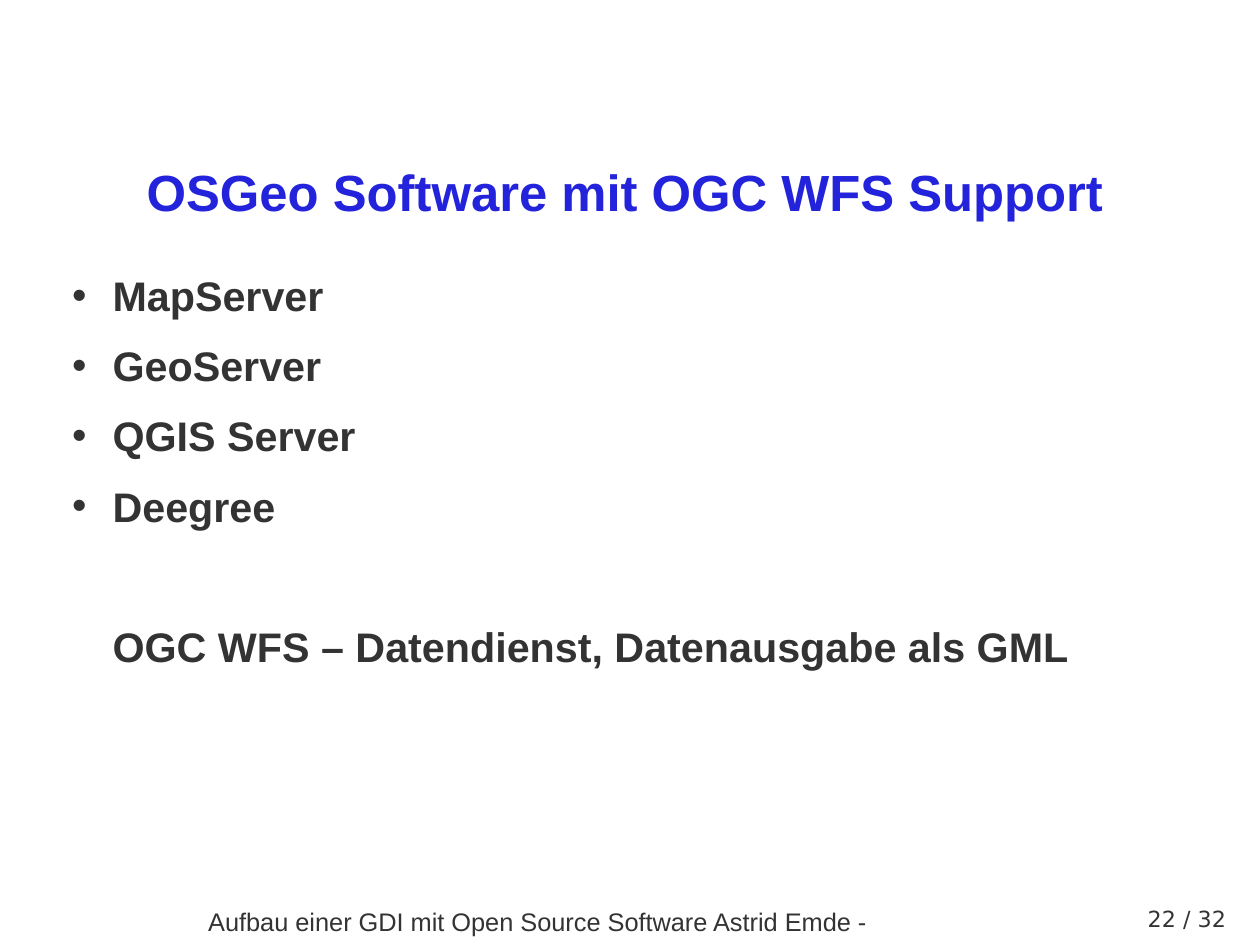
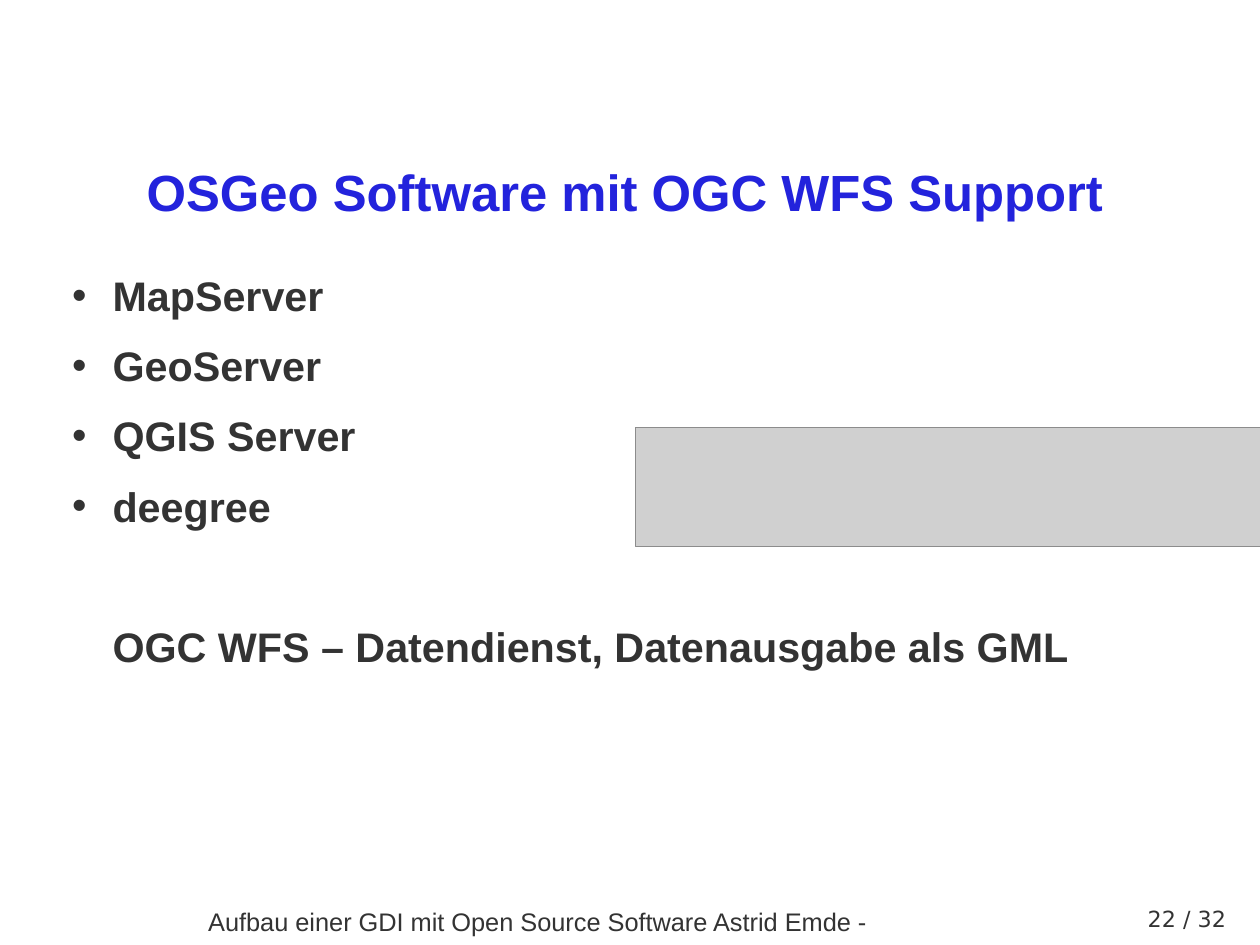
Before and after one commit to astroidex/presentations, a slide deck: slide 22 of AGIT2016/Aufbau_einer_GDI_mit_Open_Source_Software/AGIT2016_Aufbau_einer_GDI_AEmde_CToma.odp. Drawn at 1260x945 pixels with LibreOffice and Linux fonts; fonts in the diff are those of the drawing; grey boxes stand for pictures; background and template pictures are left out. Boxes give left, top, right and bottom in pixels: in the first picture for what was removed or moved away, otherwise in the second. Text is boxed around its words. In the diff, an @@ line names an element or a change of style, - is before the commit and + after.

```diff
--- a/AGIT2016/Aufbau_einer_GDI_mit_Open_Source_Software/AGIT2016_Aufbau_einer_GDI_AEmde_CToma.odp
+++ b/AGIT2016/Aufbau_einer_GDI_mit_Open_Source_Software/AGIT2016_Aufbau_einer_GDI_AEmde_CToma.odp
@@ picture added at [636, 428, 1260, 547] @@
@@ text at [113, 492, 271, 530]: text changed @@
-• Deegree
+• deegree
```
Also in this commit, not shown: 2 other slides changed, 1 other file.
